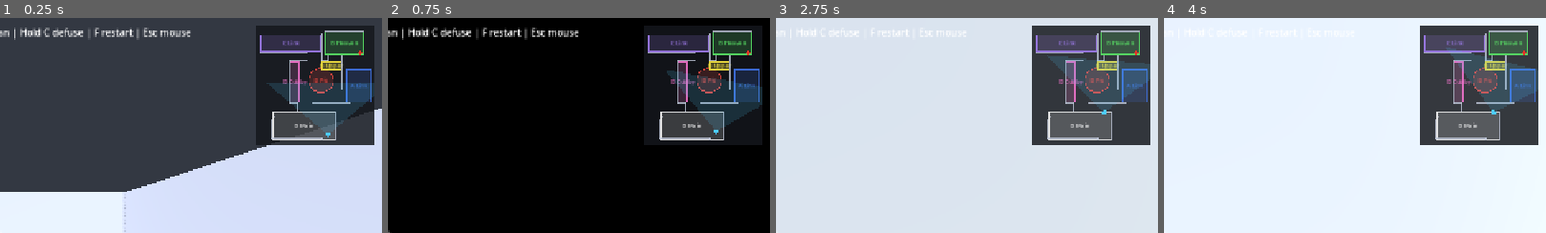
Above: before the commit, frames 1-4 (left to right).
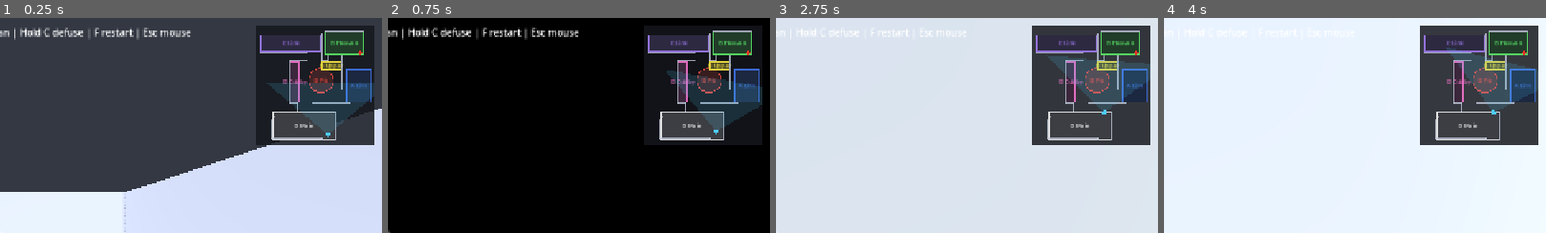
Above: after the commit, the same moments.

Repository: Wonho2007/callout-trainer
Game: Godot game, scene res://scenes/main.tscn
Two runs of this game, one before a commit and one after it. Both use one fixed random seed, a clock stepped at 60 frames per second and the inputs below.
Inputs (mouse positions are % of the whole screen's width and height, from its top left):
- Up to frame 1 (0.25 s): no input
- Up to frame 2 (0.75 s): tap Enter at 0.5 s; move the mouse to (55, 50) at 0.52 s; hold W (move_forward) from 0.53 s (still down); hold G (blind_wave) from 0.53 s (still down)
- Up to frame 3 (2.75 s): keep holding W (move_forward); tap Space (jump) at 0.77, 1.52 s; move the mouse to (45, 50) at 1.27 s; release G (blind_wave) at 1.28 s; tap Ctrl (crouch) at 1.35 s; move the mouse to (52, 48) at 2.02 s; hold V (dash) from 2.03 s (still down)
- Up to frame 4 (4 s): keep holding W (move_forward); move the mouse to (49, 52) at 2.77 s; release V (dash) at 2.78 s; tap C (defuse) at 2.85 s; tap Space (jump) at 3.02, 3.77 s; move the mouse to (57, 51) at 3.52 s; press the mouse at (57, 51) at 3.53 s
The pictures show only the part of the screen within x 50-100%, y 0-50%; the shares and areas given below are measured in that part.

The runs differ from the first frame. In frame 1, 0.3% of the frame differs, in the area x 77-88%, y 51-57%; in frame 2, less than 0.1%; in frame 3, 4.1%, in the area x 68-97%, y 6-57%; in frame 4, 4.0%.

Commit message:
Minimap: opaque-erase under region boxes so Upper fully hides the Pit circle in the overlap

Diff:
--- a/ui/minimap.gd
+++ b/ui/minimap.gd
@@ -109,6 +109,9 @@
 					var bot_right := _to_map(float(r["x"]) + float(r["w"]) * 0.5,
 						float(r["z"]) + float(r["d"]) * 0.5)
 					var rect := Rect2(top_left, bot_right - top_left)
+					# Erase anything drawn underneath (e.g. the Pit circle) with the opaque
+					# panel background, so the overlap shows ONLY this box, not the circle.
+					draw_rect(rect, Color(0.08, 0.09, 0.11, 1.0), true)
 					draw_rect(rect, fill, true)
 					draw_rect(rect, outline, false, 1.5)
 				# Callout name near the region center.
